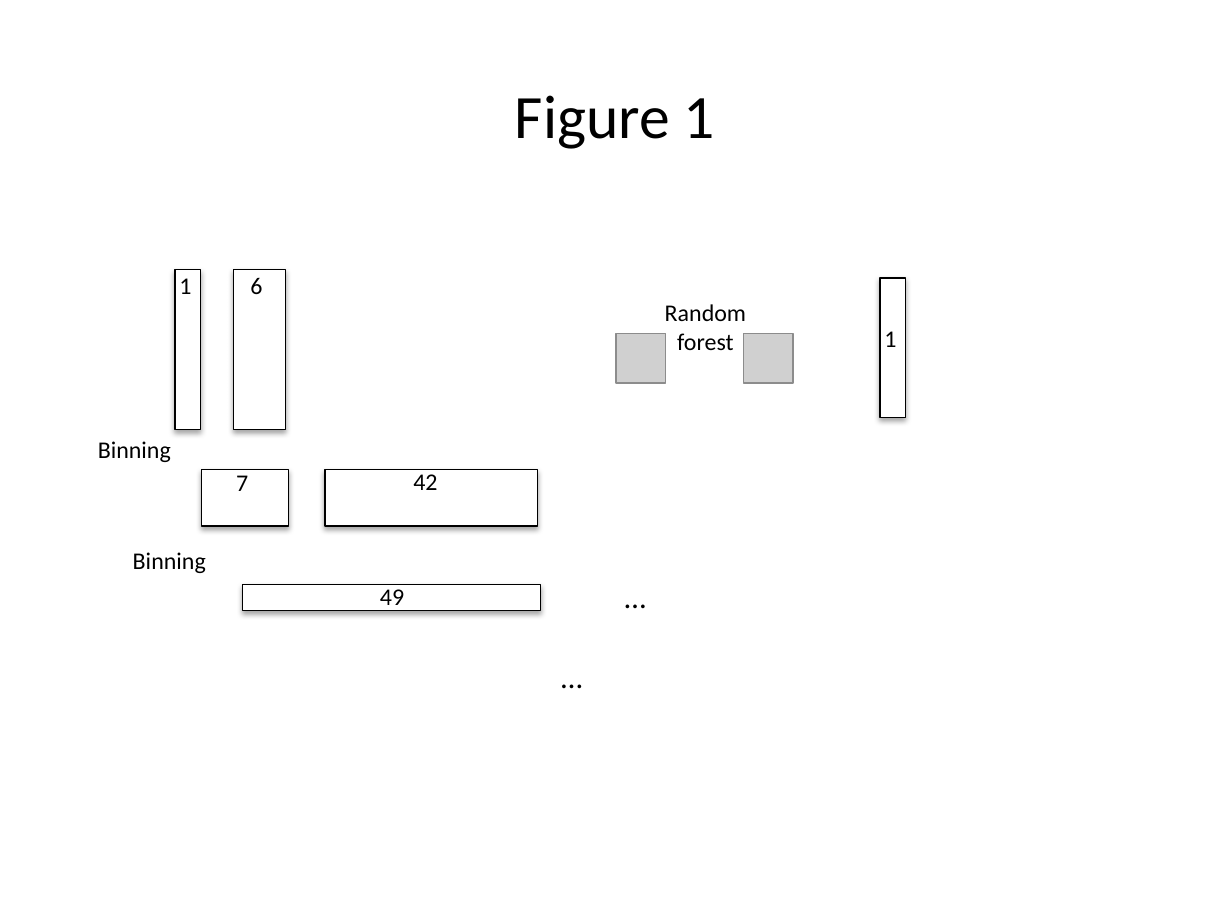
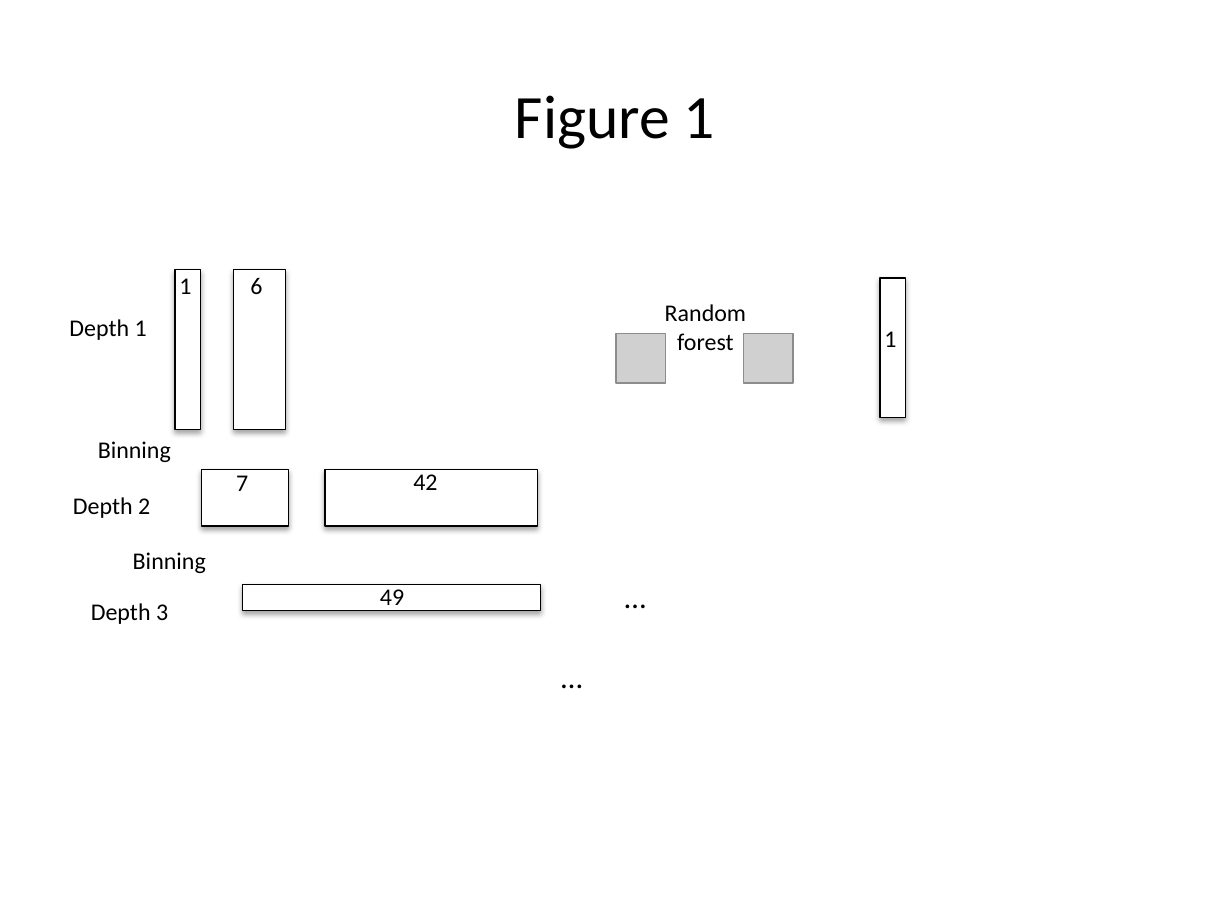
Before and after one commit to embl-cba/cats, a slide deck: slide 2 of publication/figures.pptx. Drawn at 1232x924 pixels with LibreOffice and Linux fonts; fonts in the diff are those of the drawing; grey boxes stand for pictures. Boxes give left, top, right and bottom in pixels: in the first picture for what was removed or moved away, otherwise in the second. Text is boxed around its words. In the diff, an @@ line names an element or a change of style, - is before the commit and + after.

```diff
--- a/publication/figures.pptx
+++ b/publication/figures.pptx
@@ text added at [69, 319, 147, 340], 14 pt, text #000000 @@
+Depth 1
@@ text added at [73, 497, 150, 518], 14 pt, text #000000 @@
+Depth 2
@@ text added at [91, 603, 168, 624], 14 pt, text #000000 @@
+Depth 3
```
Also in this commit, not shown: 20 other files.
